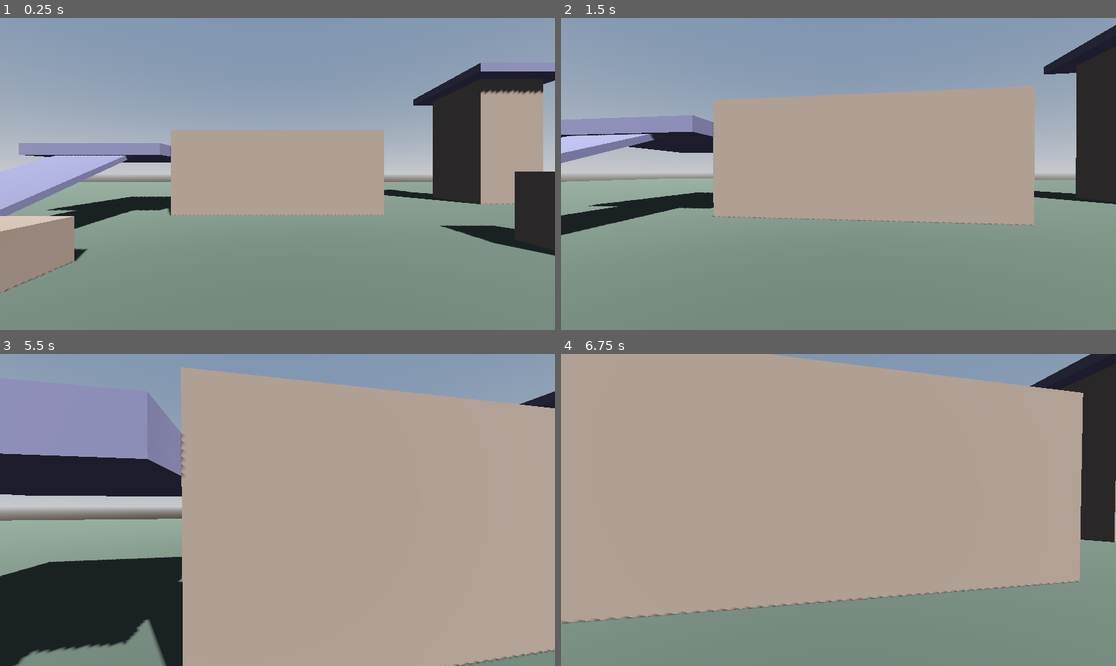
Above: before the commit, frames 1-4 (two rows, left to right).
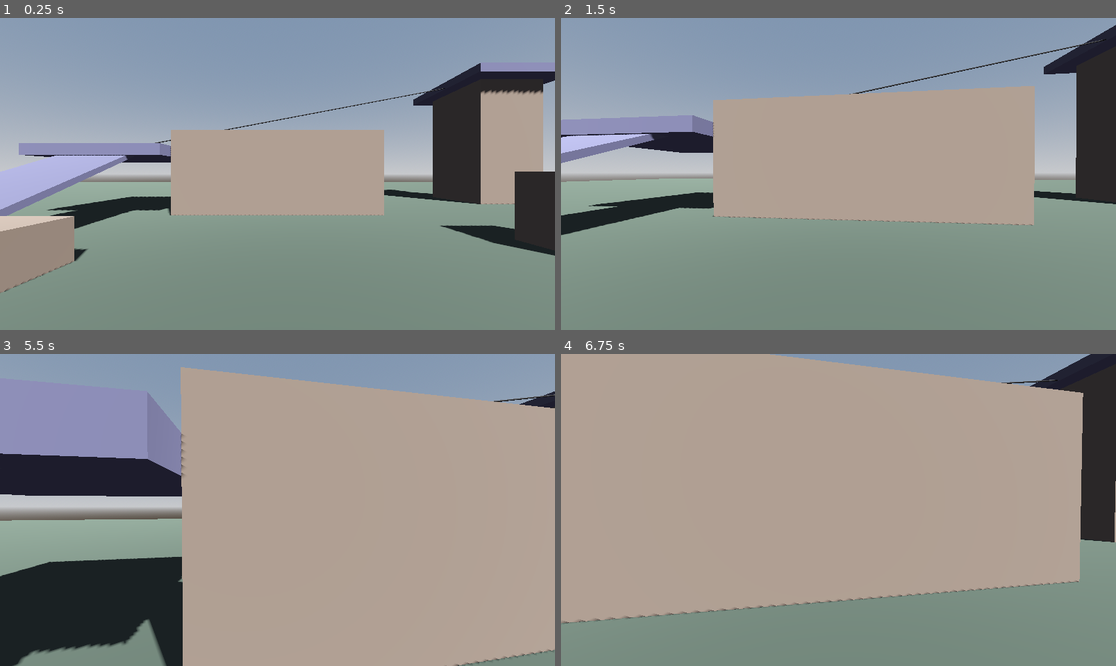
Above: after the commit, the same moments.

Repository: artemiiShabanov/UntitledSniperGame
Game: Godot game, scene res://scenes/dev/dev_test.tscn
Two runs of this game, one before a commit and one after it. Both use one fixed random seed, a clock stepped at 60 frames per second and the inputs below.
Inputs (mouse positions are in pixels of both pictures, inside the frame that each line leads up to):
- Up to frame 1 (0.25 s): no input
- Up to frame 2 (1.5 s): move the mouse to (866, 174) at 0.52 s; hold Ctrl (crouch) 0.53-1.28 s; hold W (move_forward) from 0.53 s (still down); tap Space (jump) at 0.77, 1.07 s; tap Shift (sprint) at 0.8, 1.35 s; move the mouse to (810, 174) at 1.27 s
- Up to frame 3 (5.5 s): tap Space (jump) at 1.52, 1.82, 2.3, 2.85, 3.02, 3.32, 3.5, 3.77, 4.07, 4.52, 4.82, 5, 5.3 s; tap E (interact, bound only after the commit) at 1.55, 2.1, 4.55, 5.1 s; move the mouse to (288, 503) at 2.02 s; tap Enter at 2.75, 4.25 s; move the mouse to (271, 516) at 2.77 s; tap Ctrl (crouch) at 3.05 s; move the mouse to (316, 513) at 3.52 s; hold Ctrl (crouch) 3.53-4.28 s; tap Shift (sprint) at 3.8, 4.35 s; tap Escape (ui_cancel) at 4.15 s; move the mouse to (111, 463) at 4.27 s; release W (move_forward) at 4.28 s; hold A (move_left) 4.28-5.03 s; move the mouse to (305, 510) at 5.02 s; hold S (move_backward) from 5.03 s (still down)
- Up to frame 4 (6.75 s): move the mouse to (755, 432) at 5.77 s; release S (move_backward) at 5.78 s; hold D (move_right) 5.78-6.53 s; tap Ctrl (crouch) at 5.85 s; tap Space (jump) at 6.02, 6.32 s; move the mouse to (960, 494) at 6.52 s; hold W (move_forward) from 6.53 s (still down); hold Shift (sprint) from 6.53 s (still down)

The runs differ from the first frame. In frame 1, 0.1% of the frame differs, in the area x 27-81%, y 22-41%; in frame 2, 0.2%, in the area x 51-99%, y 6-25%; in frame 3, less than 0.1%; in frame 4, less than 0.1%.

Commit message:
Add slide, ziplines, and refactor player controller
- Slide: triggers when crouching at speed (sprint or jump), decays to crouch
- Zipline system: attach/detach from any point, direction based on look
- Refactor player.gd into focused helper functions for readability
- Add interact input action (E key)
- Check off slide and ziplines in PLAN.md

Co-Authored-By: Claude Opus 4.6 <noreply@anthropic.com>

Diff:
--- a/project.godot
+++ b/project.godot
@@ -66,6 +66,11 @@
 "events": [Object(InputEventKey,"resource_local_to_scene":false,"resource_name":"","device":-1,"window_id":0,"alt_press …(195 unchanged characters)…
 ]
 }
+interact={
+"deadzone": 0.5,
+"events": [Object(InputEventKey,"resource_local_to_scene":false,"resource_name":"","device":-1,"window_id":0,"alt_pressed":false,"shift_pressed":false,"ctrl_pressed":false,"meta_pressed":false,"pressed":false,"keycode":69,"physical_keycode":0,"key_label":0,"unicode":101,"location":0,"echo":false,"script":null)
+]
+}
 
 [layer_names]
 
--- a/scenes/dev/dev_test.tscn
+++ b/scenes/dev/dev_test.tscn
@@ -1,6 +1,7 @@
-[gd_scene load_steps=24 format=3 uid="uid://c4adr8nhu3lui"]
+[gd_scene load_steps=25 format=3 uid="uid://c4adr8nhu3lui"]
 
 [ext_resource type="PackedScene" uid="uid://cu5r57bea486j" path="res://scenes/player/player.tscn" id="1_player"]
+[ext_resource type="PackedScene" uid="uid://bekdmpmob6j7c" path="res://scenes/world/zipline.tscn" id="2_zipline"]
 
 [sub_resource type="ProceduralSkyMaterial" id="ProceduralSkyMaterial_1"]
 
@@ -166,3 +167,7 @@
 
 [node name="Player" parent="." instance=ExtResource("1_player")]
 transform = Transform3D(1, 0, 0, 0, 1, 0, 0, 0, 1, 0, 1, 0)
+
+[node name="Zipline1" parent="." instance=ExtResource("2_zipline")]
+point_a = Vector3(-8, 3.5, -11.6)
+point_b = Vector3(15, 8.75, -15)
--- /dev/null
+++ b/scenes/world/zipline.tscn
@@ -0,0 +1,19 @@
+[gd_scene load_steps=4 format=3 uid="uid://bekdmpmob6j7c"]
+
+[ext_resource type="Script" uid="uid://d0fnw2ahgikx5" path="res://scripts/world/zipline.gd" id="1_zipline"]
+
+[sub_resource type="CylinderMesh" id="CylinderMesh_rope"]
+top_radius = 0.03
+bottom_radius = 0.03
+height = 1.0
+radial_segments = 6
+
+[sub_resource type="StandardMaterial3D" id="StandardMaterial3D_rope"]
+albedo_color = Color(0.2, 0.2, 0.2, 1)
+
+[node name="Zipline" type="Node3D"]
+script = ExtResource("1_zipline")
+
+[node name="RopeMesh" type="MeshInstance3D" parent="."]
+mesh = SubResource("CylinderMesh_rope")
+surface_material_override/0 = SubResource("StandardMaterial3D_rope")
--- a/scripts/player/player.gd
+++ b/scripts/player/player.gd
@@ -28,6 +28,12 @@
 var slide_timer: float = 0.0
 var slide_direction: Vector3 = Vector3.ZERO
 
+## Zipline state
+var is_on_zipline: bool = false
+var zipline_ref: Node3D = null
+var zipline_progress: float = 0.0
+var zipline_direction: float = 1.0
+
 ## Node references
 @onready var head: Node3D = $Head
 @onready var camera: Camera3D = $Head/Camera3D
@@ -40,65 +46,93 @@
 
 
 func _input(event: InputEvent) -> void:
-	# Mouse look
 	if event is InputEventMouseMotion and Input.mouse_mode == Input.MOUSE_MODE_CAPTURED:
-		# Rotate body horizontally
-		rotate_y(-event.relative.x * mouse_sensitivity)
-		# Rotate head vertically, clamped to prevent flipping
-		head.rotate_x(-event.relative.y * mouse_sensitivity)
-		head.rotation.x = clampf(head.rotation.x, deg_to_rad(-89.0), deg_to_rad(89.0))
-
-	# Toggle mouse capture with Escape
+		_handle_mouse_look(event)
+
 	if event.is_action_pressed("ui_cancel"):
-		if Input.mouse_mode == Input.MOUSE_MODE_CAPTURED:
-			Input.mouse_mode = Input.MOUSE_MODE_VISIBLE
-		else:
-			Input.mouse_mode = Input.MOUSE_MODE_CAPTURED
+		_toggle_mouse_capture()
 
 
 func _physics_process(delta: float) -> void:
-	# Gravity
+	if is_on_zipline:
+		_process_zipline(delta)
+		return
+
+	if Input.is_action_just_pressed("interact"):
+		_try_attach_zipline()
+
+	_apply_gravity(delta)
+	_process_crouch_and_slide(delta)
+	_update_collision_shape(delta)
+	_process_jump()
+	if not is_sliding:
+		_process_movement()
+
+	move_and_slide()
+
+
+## ── Input ────────────────────────────────────────────────────────────────────
+
+func _handle_mouse_look(event: InputEventMouseMotion) -> void:
+	rotate_y(-event.relative.x * mouse_sensitivity)
+	head.rotate_x(-event.relative.y * mouse_sensitivity)
+	head.rotation.x = clampf(head.rotation.x, deg_to_rad(-89.0), deg_to_rad(89.0))
+
+
+func _toggle_mouse_capture() -> void:
+	if Input.mouse_mode == Input.MOUSE_MODE_CAPTURED:
+		Input.mouse_mode = Input.MOUSE_MODE_VISIBLE
+	else:
+		Input.mouse_mode = Input.MOUSE_MODE_CAPTURED
+
+
+## ── Gravity ──────────────────────────────────────────────────────────────────
+
+func _apply_gravity(delta: float) -> void:
 	if not is_on_floor():
 		velocity.y -= gravity * delta
 
-	# Horizontal speed (used for slide trigger)
+
+## ── Crouch & Slide ───────────────────────────────────────────────────────────
+
+func _process_crouch_and_slide(delta: float) -> void:
+	var wants_crouch := Input.is_action_pressed("crouch")
 	var horizontal_speed := Vector2(velocity.x, velocity.z).length()
 
-	# Crouch / Slide
-	var wants_crouch := Input.is_action_pressed("crouch")
-
+	# Entering crouch or slide
 	if wants_crouch and not is_crouching and not is_sliding:
-		# Try to start a slide if moving fast enough and on floor
 		if is_on_floor() and horizontal_speed >= slide_min_speed:
-			is_sliding = true
-			is_crouching = true
-			slide_timer = slide_duration
-			slide_direction = Vector3(velocity.x, 0, velocity.z).normalized()
+			_start_slide(horizontal_speed)
 		else:
 			is_crouching = true
-	elif wants_crouch:
-		# Already crouching or sliding — stay down
-		pass
-	elif not ceiling_ray.is_colliding():
+	elif not wants_crouch and not ceiling_ray.is_colliding():
 		is_crouching = false
 		is_sliding = false
-	# else: stay crouched (ceiling above)
-
-	# Slide update
+
+	# Slide tick
 	if is_sliding:
-		slide_timer -= delta
-		# Decelerate along slide direction
-		horizontal_speed = maxf(horizontal_speed - slide_friction * delta, crouch_speed)
-		velocity.x = slide_direction.x * horizontal_speed
-		velocity.z = slide_direction.z * horizontal_speed
-
-		# End slide when timer expires or speed drops to crouch speed
-		if slide_timer <= 0.0 or horizontal_speed <= crouch_speed:
-			is_sliding = false
-			# Stay crouched if still holding crouch
-			is_crouching = wants_crouch or ceiling_ray.is_colliding()
-
-	# Smoothly adjust collision and head
+		_update_slide(delta, horizontal_speed, wants_crouch)
+
+
+func _start_slide(horizontal_speed: float) -> void:
+	is_sliding = true
+	is_crouching = true
+	slide_timer = slide_duration
+	slide_direction = Vector3(velocity.x, 0, velocity.z).normalized()
+
+
+func _update_slide(delta: float, horizontal_speed: float, wants_crouch: bool) -> void:
+	slide_timer -= delta
+	horizontal_speed = maxf(horizontal_speed - slide_friction * delta, crouch_speed)
+	velocity.x = slide_direction.x * horizontal_speed
+	velocity.z = slide_direction.z * horizontal_speed
+
+	if slide_timer <= 0.0 or horizontal_speed <= crouch_speed:
+		is_sliding = false
+		is_crouching = wants_crouch or ceiling_ray.is_colliding()
+
+
+func _update_collision_shape(delta: float) -> void:
 	var target_height := CROUCH_HEIGHT if is_crouching else STAND_HEIGHT
 	var target_head_y := CROUCH_HEAD_Y if is_crouching else STAND_HEAD_Y
 	var capsule: CapsuleShape3D = collision_shape.shape
@@ -106,28 +140,80 @@
 	collision_shape.position.y = capsule.height / 2.0
 	head.position.y = lerp(head.position.y, target_head_y, CROUCH_LERP_SPEED * delta)
 
-	# Jump — cancels slide
+
+## ── Jump ─────────────────────────────────────────────────────────────────────
+
+func _process_jump() -> void:
 	if Input.is_action_just_pressed("jump") and is_on_floor() and not is_crouching:
 		velocity.y = jump_velocity
 
-	if not is_sliding:
-		# Sprint state (not while crouching)
-		var is_sprinting := Input.is_action_pressed("sprint") and is_on_floor() and not is_crouching
-		var current_speed := crouch_speed if is_crouching else (sprint_speed if is_sprinting else move_speed)
-
-		# WASD input
-		var input_dir := Vector2.ZERO
-		input_dir.x = Input.get_axis("move_left", "move_right")
-		input_dir.y = Input.get_axis("move_forward", "move_backward")
-
-		# Direction relative to where player is facing
-		var direction := (transform.basis * Vector3(input_dir.x, 0, input_dir.y)).normalized()
-
-		if direction:
-			velocity.x = direction.x * current_speed
-			velocity.z = direction.z * current_speed
-		else:
-			velocity.x = move_toward(velocity.x, 0, current_speed)
-			velocity.z = move_toward(velocity.z, 0, current_speed)
-
-	move_and_slide()
+
+## ── Movement ─────────────────────────────────────────────────────────────────
+
+func _process_movement() -> void:
+	var is_sprinting := Input.is_action_pressed("sprint") and is_on_floor() and not is_crouching
+	var current_speed := crouch_speed if is_crouching else (sprint_speed if is_sprinting else move_speed)
+
+	var input_dir := Input.get_vector("move_left", "move_right", "move_forward", "move_backward")
+	var direction := (transform.basis * Vector3(input_dir.x, 0, input_dir.y)).normalized()
+
+	if direction:
+		velocity.x = direction.x * current_speed
+		velocity.z = direction.z * current_speed
+	else:
+		velocity.x = move_toward(velocity.x, 0, current_speed)
+		velocity.z = move_toward(velocity.z, 0, current_speed)
+
+
+## ── Zipline ──────────────────────────────────────────────────────────────────
+
+func _try_attach_zipline() -> void:
+	var ziplines := get_tree().get_nodes_in_group("zipline")
+	var best_zl: Node3D = null
+	var best_dist: float = INF
+	var best_progress: float = 0.0
+
+	for zl in ziplines:
+		var result: Dictionary = zl.get_closest_point(global_position)
+		if result.distance < zl.attach_radius and result.distance < best_dist:
+			best_zl = zl
+			best_dist = result.distance
+			best_progress = result.progress
+
+	if best_zl:
+		_attach_to_zipline(best_zl, best_progress)
+
+
+func _attach_to_zipline(zl: Node3D, start_progress: float) -> void:
+	is_on_zipline = true
+	zipline_ref = zl
+	zipline_progress = start_progress
+	velocity = Vector3.ZERO
+	is_crouching = false
+	is_sliding = false
+
+	# Ride in the direction the player is looking
+	var look_dir := -camera.global_basis.z
+	var dot: float = look_dir.dot(zl.line_direction)
+	zipline_direction = 1.0 if dot >= 0.0 else -1.0
+
+
+func _process_zipline(delta: float) -> void:
+	var speed_normalized: float = zipline_ref.speed / zipline_ref.line_length
+	zipline_progress += zipline_direction * speed_normalized * delta
+	zipline_progress = clampf(zipline_progress, 0.0, 1.0)
+
+	global_position = zipline_ref.get_position_on_line(zipline_progress)
+
+	var reached_end := (zipline_direction > 0.0 and zipline_progress >= 1.0) or \
+		(zipline_direction < 0.0 and zipline_progress <= 0.0)
+
+	if reached_end or Input.is_action_just_pressed("interact") or Input.is_action_just_pressed("jump"):
+		_detach_from_zipline()
+
+
+func _detach_from_zipline() -> void:
+	is_on_zipline = false
+	velocity = Vector3(0, zipline_ref.detach_upward_boost, 0)
+	velocity += zipline_ref.line_direction * zipline_direction * zipline_ref.speed * 0.3
+	zipline_ref = null
--- /dev/null
+++ b/scripts/world/zipline.gd
@@ -0,0 +1,76 @@
+extends Node3D
+
+## Zipline tuning
+@export var speed: float = 8.0
+@export var detach_upward_boost: float = 3.0
+@export var hang_offset_y: float = -0.5  ## How far below the line the player hangs
+@export var attach_radius: float = 3.0  ## Max distance from the line to attach
+
+## Endpoints (local to this node)
+@export var point_a: Vector3 = Vector3.ZERO
+@export var point_b: Vector3 = Vector3(10, 0, 0)
+
+## Internal
+var line_length: float = 0.0
+var line_direction: Vector3 = Vector3.ZERO
+
+@onready var rope_mesh: MeshInstance3D = $RopeMesh
+
+
+func _ready() -> void:
+	add_to_group("zipline")
+	_update_geometry()
+
+
+func _update_geometry() -> void:
+	var diff := point_b - point_a
+	line_length = diff.length()
+	line_direction = diff.normalized() if line_length > 0.01 else Vector3.RIGHT
+
+	# Rope mesh: cylinder aligned along the line
+	var midpoint := (point_a + point_b) / 2.0
+	rope_mesh.position = midpoint
+
+	# Scale cylinder height to match line length (default cylinder height = 1)
+	var cyl_mesh: CylinderMesh = rope_mesh.mesh
+	cyl_mesh.height = line_length
+
+	# Rotate cylinder to align with the line direction
+	# Default cylinder is along Y axis; we need to rotate it to face along diff
+	rope_mesh.rotation = Vector3.ZERO
+	if line_length > 0.01:
+		# Build a basis where Y points along the line direction
+		var up := line_direction
+		var arbitrary := Vector3.RIGHT if absf(up.dot(Vector3.RIGHT)) < 0.99 else Vector3.FORWARD
+		var right := up.cross(arbitrary).normalized()
+		var forward := right.cross(up).normalized()
+		rope_mesh.basis = Basis(right, up, forward)
+
+
+func get_position_on_line(progress: float) -> Vector3:
+	return global_transform * point_a.lerp(point_b, progress) + Vector3(0, hang_offset_y, 0)
+
+
+## Returns the closest progress (0→1) on the line to a world position,
+## and the distance from that point to the position.
+func get_closest_point(world_pos: Vector3) -> Dictionary:
+	var a_world: Vector3 = global_transform * point_a
+	var b_world: Vector3 = global_transform * point_b
+	var ab := b_world - a_world
+	# Project world_pos onto the line segment, clamped to [0, 1]
+	var t := clampf(ab.dot(world_pos - a_world) / ab.length_squared(), 0.0, 1.0)
+	var closest := a_world + ab * t
+	var dist := world_pos.distance_to(closest)
+	return { "progress": t, "distance": dist }
+
+
+## Returns the natural ride direction: downhill (toward lower endpoint).
+## If flat, defaults to A→B (+1).
+func get_gravity_direction() -> float:
+	var a_world: Vector3 = global_transform * point_a
+	var b_world: Vector3 = global_transform * point_b
+	if b_world.y < a_world.y - 0.1:
+		return 1.0  # A is higher, ride A→B (downhill)
+	elif a_world.y < b_world.y - 0.1:
+		return -1.0  # B is higher, ride B→A (downhill)
+	return 1.0  # Flat, default A→B
Not shown, added: scripts/world/zipline.gd.uid
Not shown, changed: PLAN.md
